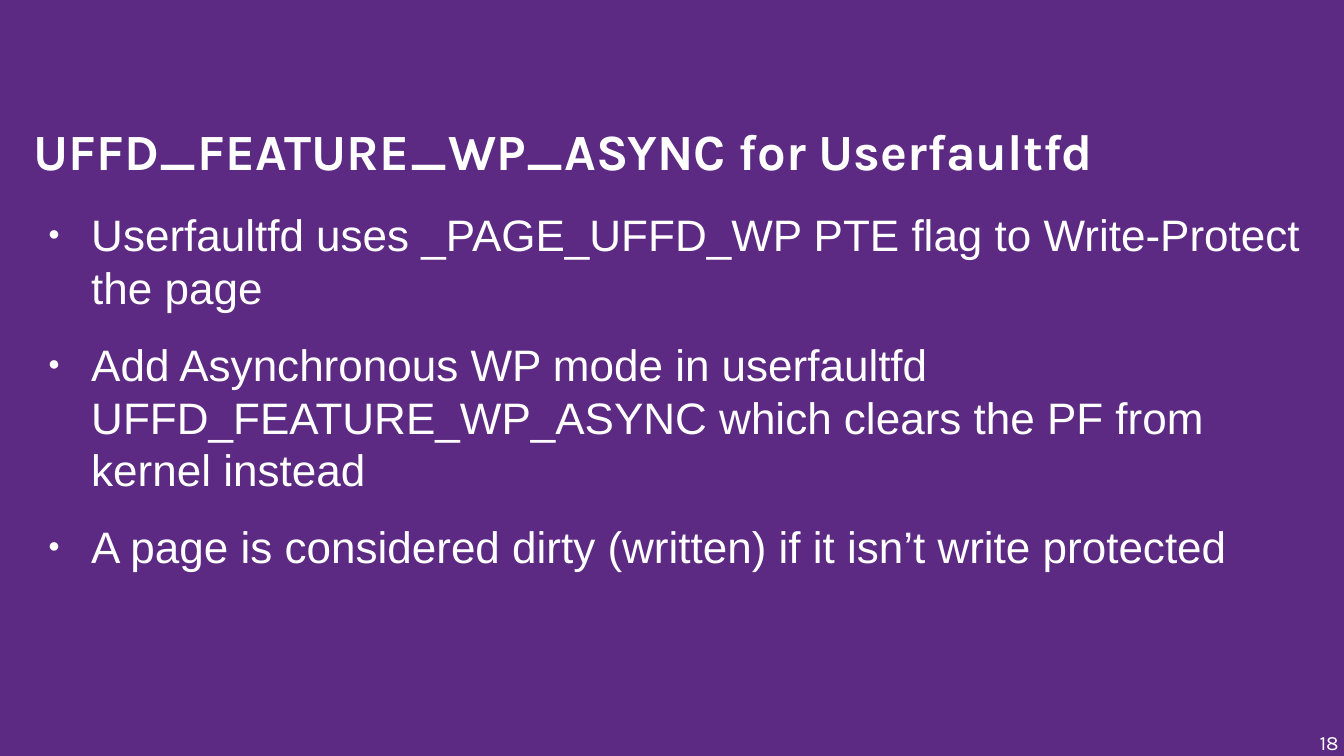
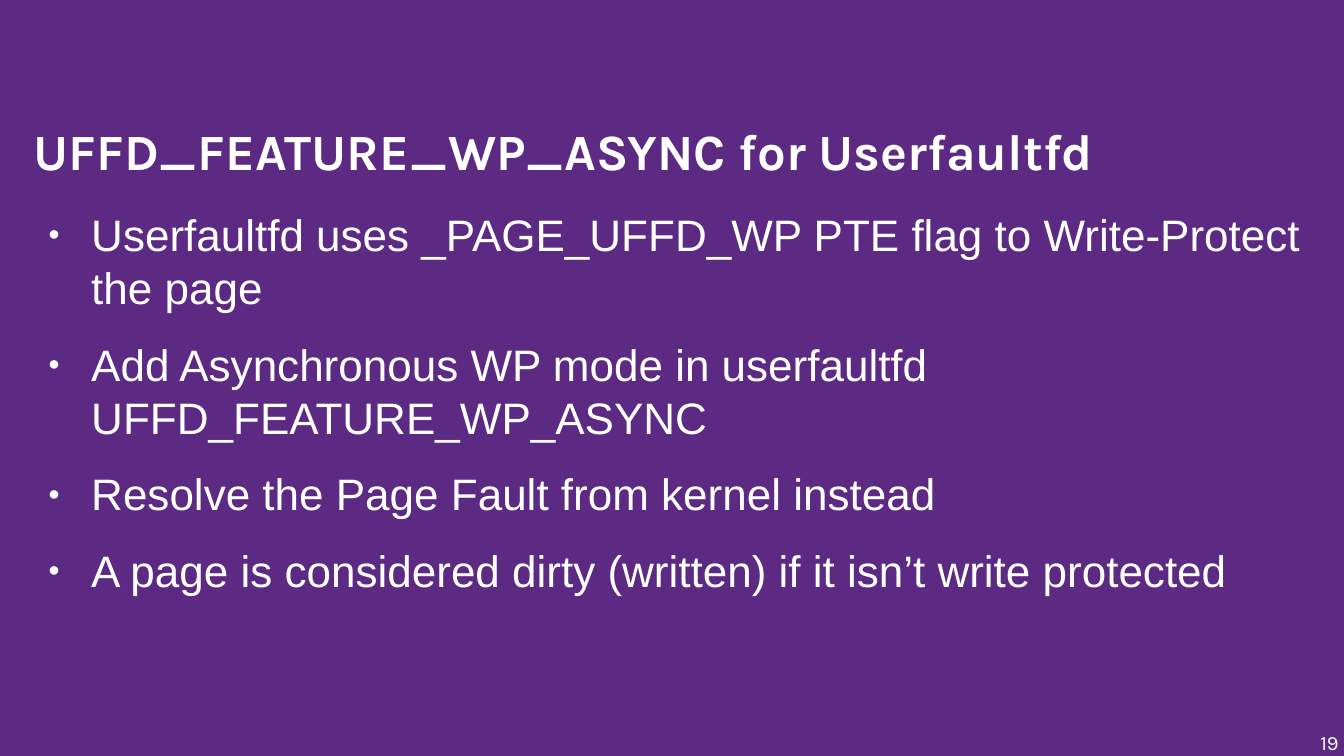
Before and after one commit to musamaanjum/presentations, a slide deck: slide 19 of Adding-Functionality-to-make-Windows-games-run-faster-on-Linux-v1.odp (slide 18 before the commit). Drawn at 1344x756 pixels with LibreOffice and Linux fonts; fonts in the diff are those of the drawing; background and template pictures are left out. Boxes give left, top, right and bottom in pixels: in the first picture for what was removed or moved away, otherwise in the second. Text is boxed around its words. In the diff, an @@ line names an element or a change of style, - is before the commit and + after.

```diff
--- a/Adding-Functionality-to-make-Windows-games-run-faster-on-Linux-v1.odp
+++ b/Adding-Functionality-to-make-Windows-games-run-faster-on-Linux-v1.odp
@@ text at (x1=91, y1=349, x2=935, y2=519): text changed @@
-● Add Asynchronous WP mode in userfaultfd UFFD_FEATURE_WP_ASYNC which clears the PF from kernel instead
+● Add Asynchronous WP mode in userfaultfd UFFD_FEATURE_WP_ASYNC
+● Resolve the Page Fault from kernel instead
@@ page number at (x1=1320, y1=737, x2=1338, y2=750): text changed @@
-18
+19
```
Also in this commit, not shown: 17 other slides changed, 3 slides added, 2 slides removed.
